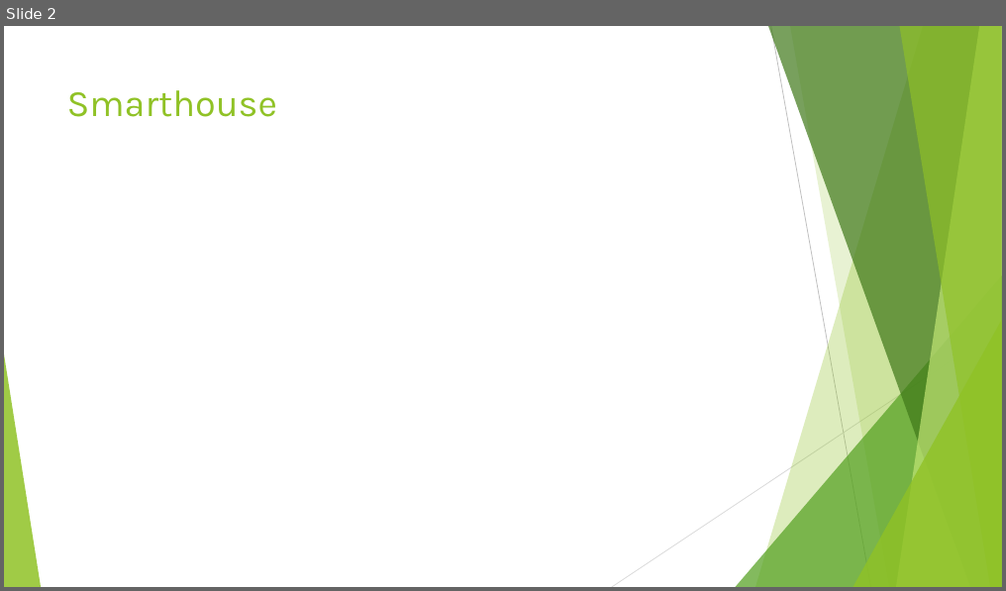
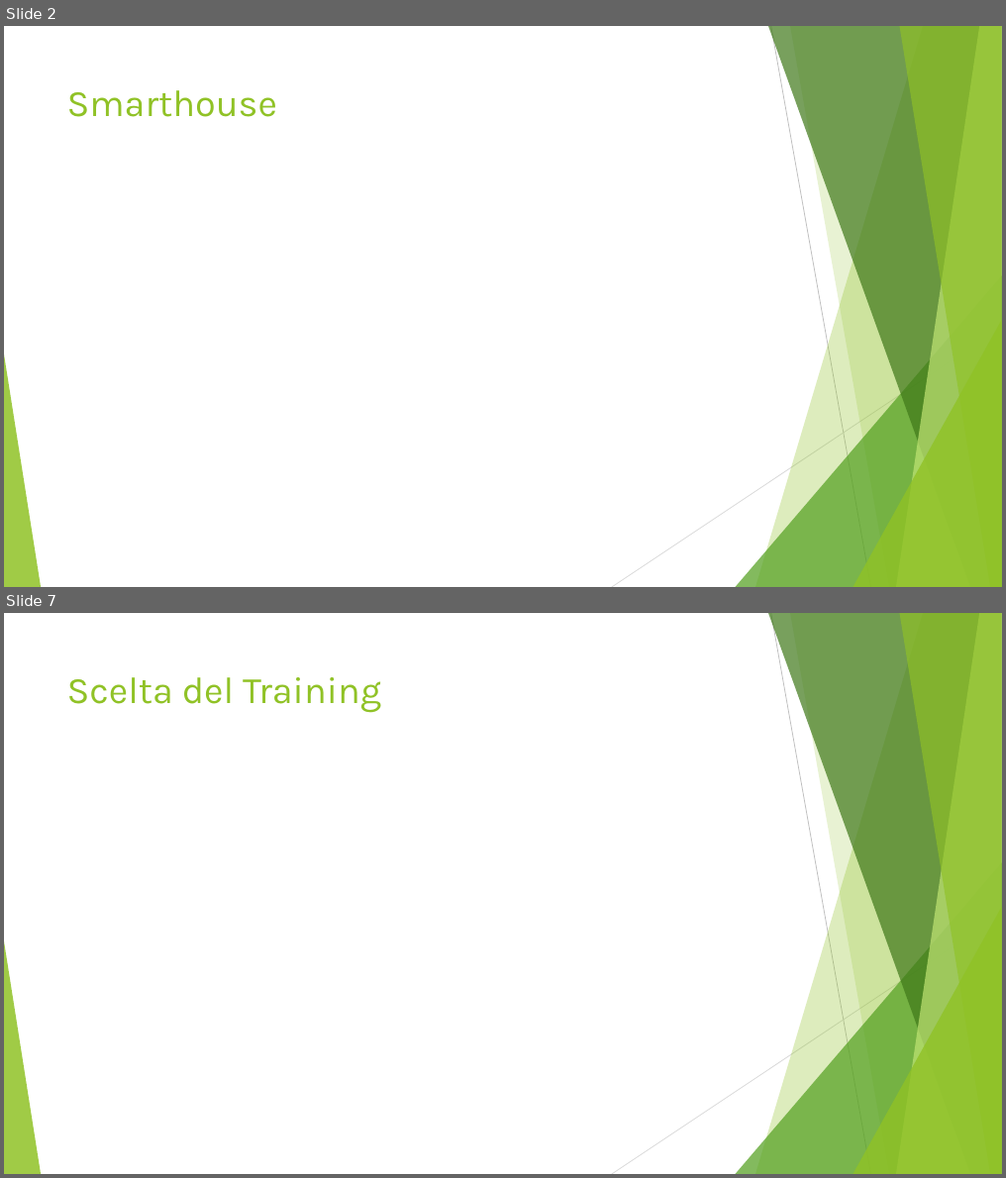
Before and after one commit to CostantiniMatteo/progetto-mpd, a slide deck: presentazione.pptx. Shown one above the other, each under a label of ours: slide 2 before the commit, slides 2 and 7 after it; the slides between them are not shown. The pictures are 1006x591 and 1006x1178 pixels, drawn with LibreOffice and Linux fonts; fonts in the diff are those of the drawing. Boxes give left, top, right and bottom in pixels: in the first picture for what was removed or moved away, otherwise in the second. Text is boxed around its words. In the diff, an @@ line names an element or a change of style, - is before the commit and + after.

```diff
--- a/presentazione.pptx
+++ b/presentazione.pptx
@@ slide 7 added at (x1=4, y1=613, x2=1002, y2=1174), background #FFFFFF; not listed: 10 template elements that a slide beside it also shows @@
@@ title added at (x1=67, y1=677, x2=381, y2=713), 36 pt, text #90C226 @@
+Scelta del Training
```
Also in this commit, not shown: 6 other slides added, 2 other files.
